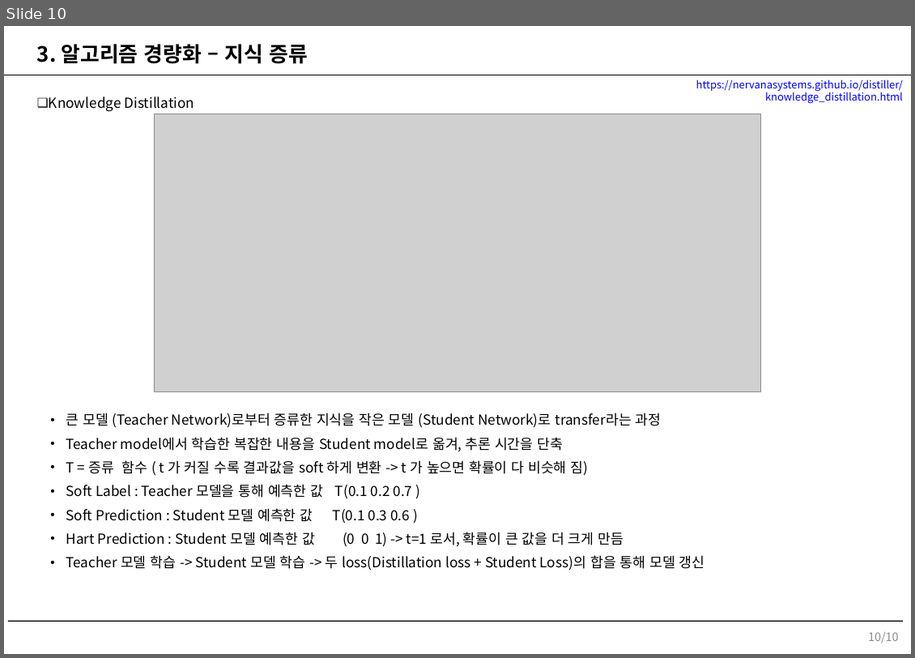
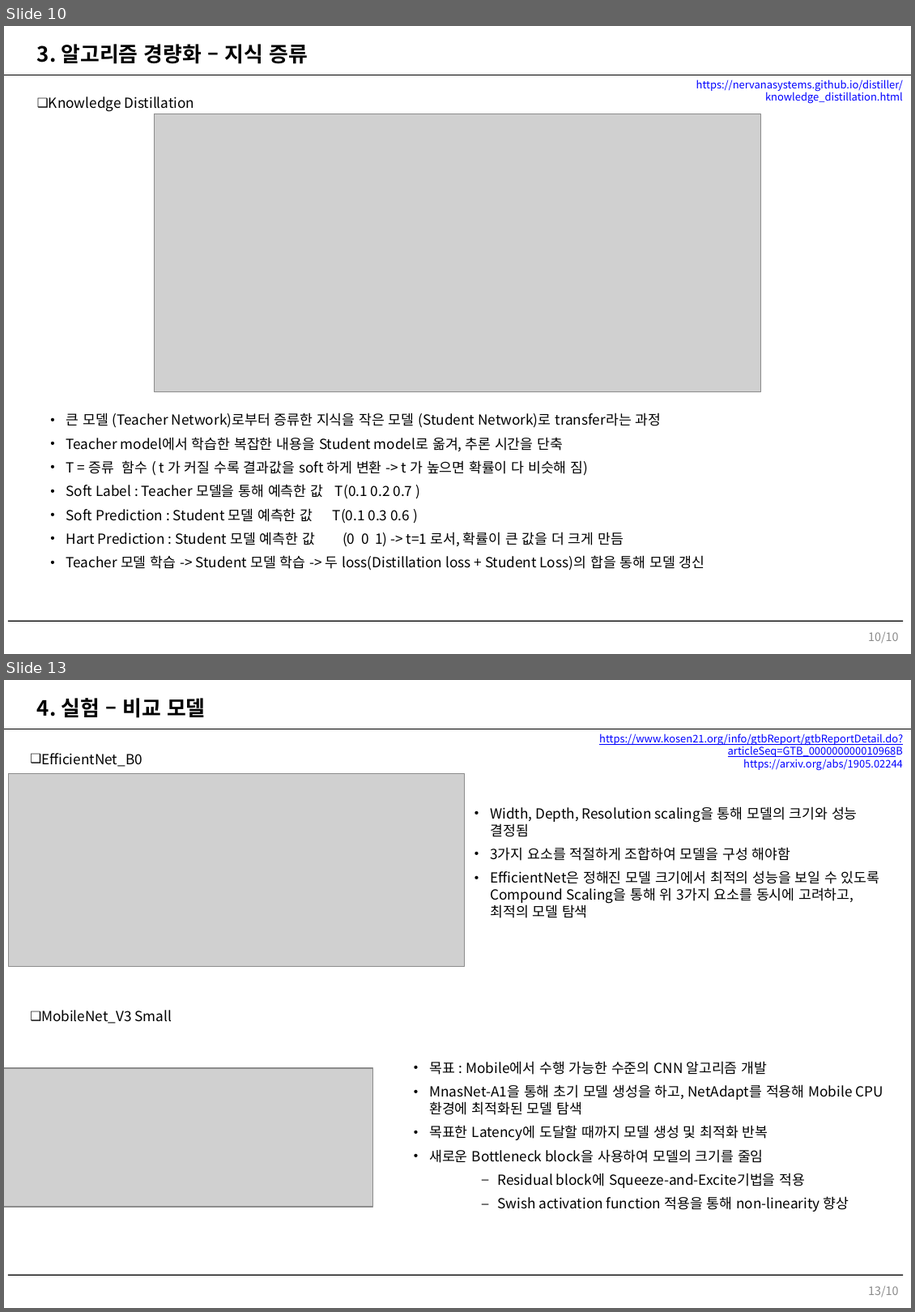
Before and after one commit to yutan0565/Light-Weight-Base_Tensorflow2, a slide deck: 자료/개인_과제.pptx. Shown one above the other, each under a label of ours: slide 10 before the commit, slides 10 and 13 after it; the slides between them are not shown. The pictures are 915x658 and 915x1312 pixels, drawn with LibreOffice and Linux fonts; fonts in the diff are those of the drawing; grey boxes stand for pictures; background and template pictures are left out. Boxes give left, top, right and bottom in pixels: in the first picture for what was removed or moved away, otherwise in the second. Text is boxed around its words. In the diff, an @@ line names an element or a change of style, - is before the commit and + after.

```diff
--- a/자료/개인_과제.pptx
+++ b/자료/개인_과제.pptx
@@ slide 13 added at <box>4,680,911,1308</box>, background #FFFFFF; not listed: 2 template elements that a slide beside it also shows @@
@@ text added at <box>37,698,206,718</box>, 18 pt, text #000000, bold @@
+4. 실험 – 비교 모델
@@ text added at <box>599,733,903,771</box>, 9 pt, text #0000FF, underline @@
+https://www.kosen21.org/info/gtbReport/gtbReportDetail.do?articleSeq=GTB_000000000010968B
+https://arxiv.org/abs/1905.02244
@@ picture added at <box>8,774,465,967</box> @@
@@ text added at <box>41,753,143,767</box>, 12 pt, text #000000 @@
+❑ EfficientNet_B0
@@ text added at <box>490,806,880,918</box>, 12 pt, text #000000 @@
+• Width, Depth, Resolution scaling을 통해 모델의 크기와 성능 결정됨
+• 3가지 요소를 적절하게 조합하여 모델을 구성 해야함
+• EfficientNet은 정해진 모델 크기에서 최적의 성능을 보일 수 있도록 Compound Scaling을 통해 위 3가지 요소를 동시에 고려하고, 최적의 모델 탐색
@@ text added at <box>41,1010,172,1023</box>, 12 pt, text #000000 @@
+❑ MobileNet_V3 Small
@@ text added at <box>429,1061,883,1211</box>, 12 pt, text #000000 @@
+• 목표 : Mobile에서 수행 가능한 수준의 CNN 알고리즘 개발
+• MnasNet-A1을 통해 초기 모델 생성을 하고, NetAdapt를 적용해 Mobile CPU 환경에 최적화된 모델 탐색
+• 목표한 Latency에 도달할 때까지 모델 생성 및 최적화 반복
+• 새로운 Bottleneck block을 사용하여 모델의 크기를 줄임
+  – Residual block에 Squeeze-and-Excite기법을 적용
+  – Swish activation function 적용을 통해 non-linearity 향상
@@ picture added at <box>4,1069,373,1208</box> @@
@@ page number added at <box>868,1286,898,1297</box>, 10 pt, text #8C8C8C @@
+13/10
```
Also in this commit, not shown: 6 other slides added, 1 slide removed, 4 other files.
